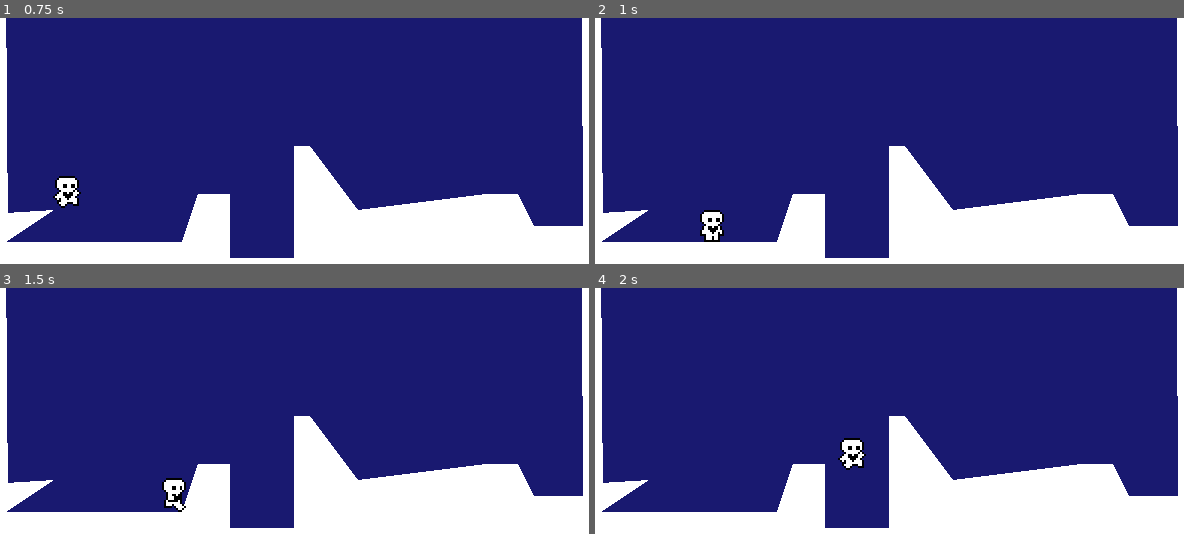
Above: before the commit, frames 1-4 (two rows, left to right).
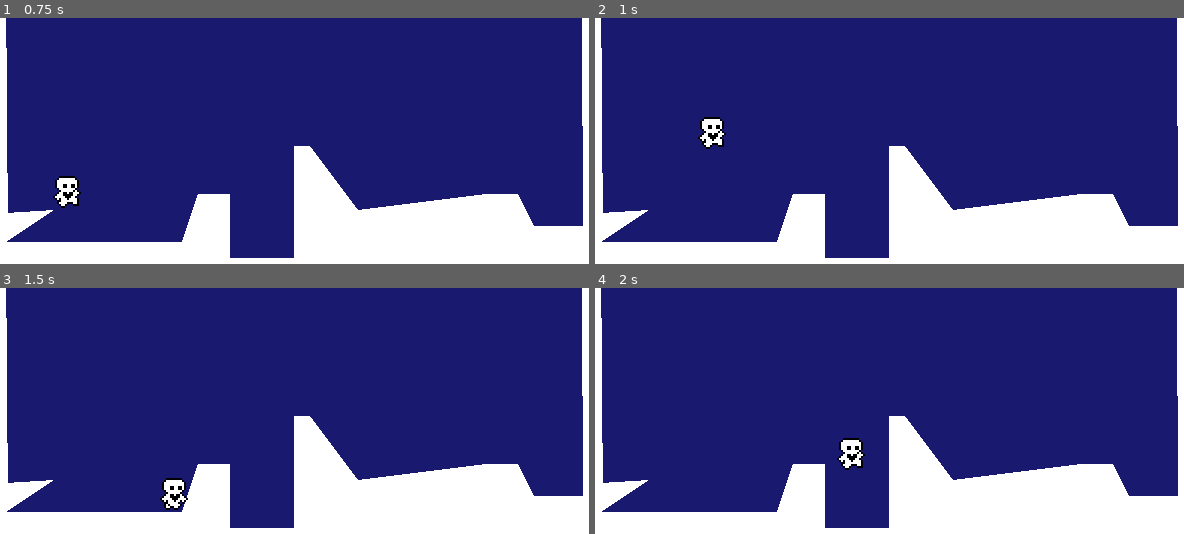
Above: after the commit, the same moments.

Repository: xachan/HeartPlatformer
Game: Godot game, scene res://world.tscn
Same seed, same stepped clock (60 frames per second), same inputs: the game is played once before the commit and once after it.
Inputs:
- Up to frame 1 (0.75 s): tap Enter at 0.5 s; hold Right (ui_right) from 0.53 s (still down)
- Up to frame 2 (1 s): keep holding Right (ui_right); tap Up (ui_up) at 0.77 s
- Up to frame 3 (1.5 s): keep holding Right (ui_right)
- Up to frame 4 (2 s): keep holding Right (ui_right); tap Up (ui_up) at 1.52 s

Frame 1 is identical in both runs. In frame 2, 0.9% of the frame differs, in the area x 17-23%, y 40-92%; in frame 3, 0.2%; in frame 4, 0.1%.

Commit message:
p2 finished

Diff:
--- a/player.gd
+++ b/player.gd
@@ -30,10 +30,10 @@
 		velocity.y += gravity * delta
 
 func handle_jump():
-	if is_on_floor():
+	if is_on_floor() or coyote_jump_timer.time_left > 0.0:
 		if Input.is_action_just_pressed("ui_up"):
 			velocity.y = JUMP_VELOCITY
-	else:
+	if not is_on_floor():
 		if Input.is_action_just_released("ui_up") and velocity.y < JUMP_VELOCITY / 2:
 			velocity.y = JUMP_VELOCITY / 2
 
--- a/player.tscn
+++ b/player.tscn
@@ -95,5 +95,5 @@
 animation = &"run"
 
 [node name="CoyoteJumpTimer" type="Timer" parent="."]
-wait_time = 0.02
+wait_time = 0.2
 one_shot = true
